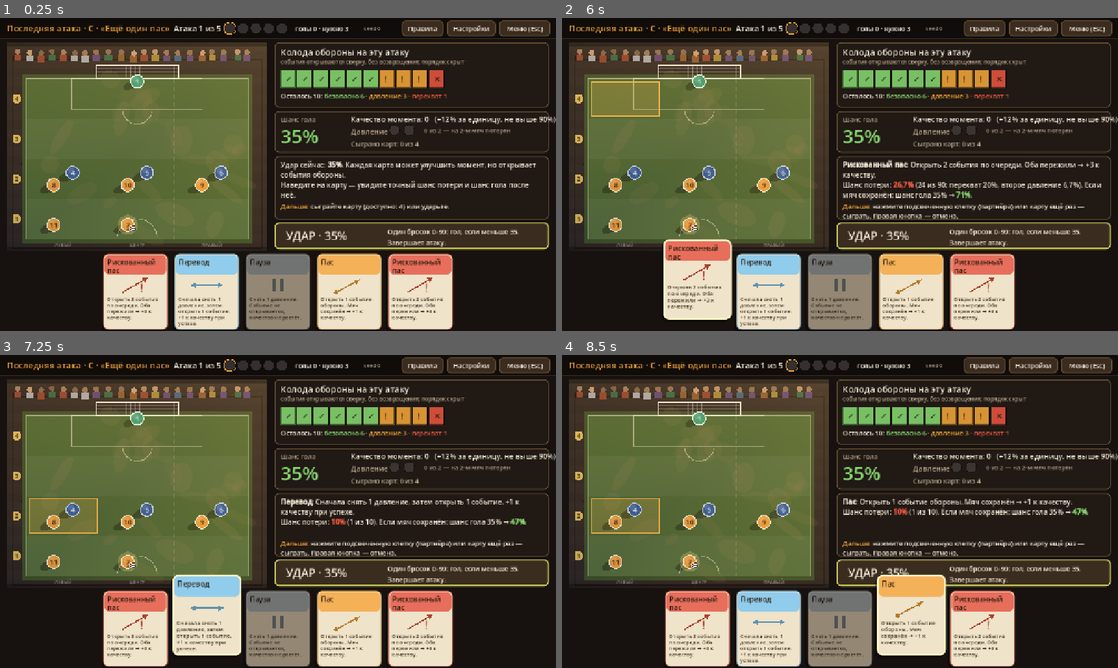
Above: before the commit, frames 1-4 (two rows, left to right).
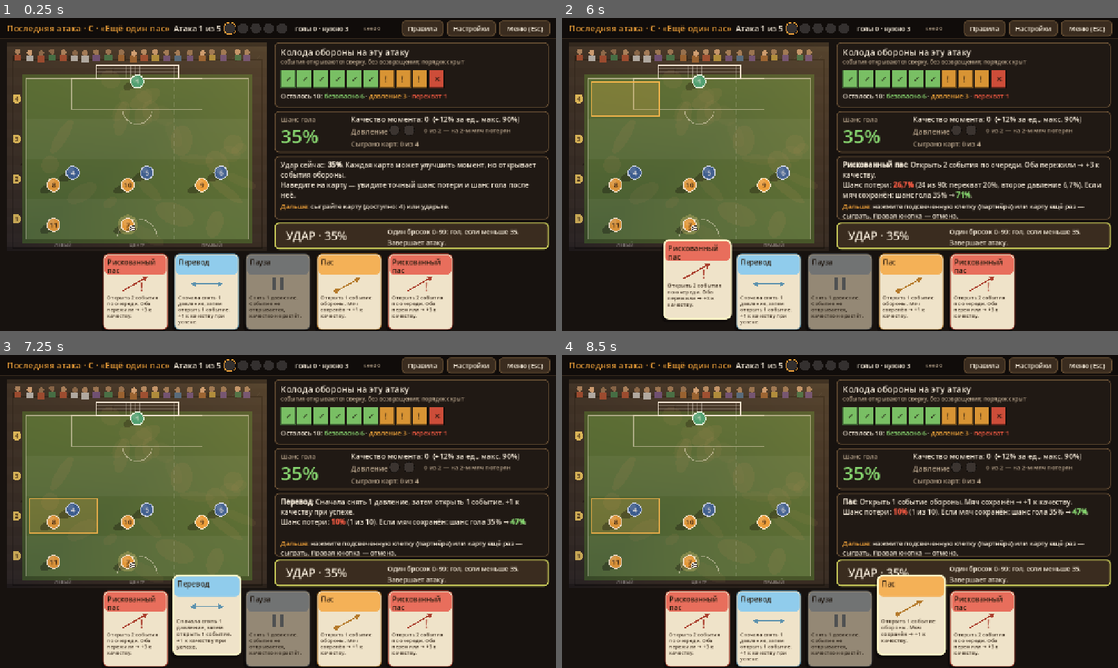
Above: after the commit, the same moments.

Repository: artemsokolov1/deckbuilder
Game: Godot game, scene res://scenes/game_c.tscn
The game is run twice, just before and just after one commit, with the same random seed, the same clock (stepped at 60 frames per second) and the same inputs. This scene is started directly instead of the project's main scene.
Inputs (mouse positions are in pixels of both pictures, inside the frame that each line leads up to):
- Up to frame 1 (0.25 s): no input
- Up to frame 2 (6 s): click "Правила" at 0.5 s; click "Настройки" at 1.25 s; click "Меню (Esc)" at 2 s; click "УДАР · 35%" at 2.75 s; click "Далее ▶" at 3.5 s; click "Назад" at 4.25 s; tap Enter (ui_accept) at 5, 5.27, 5.75 s; move the mouse to (701, 146) at 5.02 s; hold Right 5.03-5.78 s; tap Space at 5.1 s; click (701, 146) at 5.17 s; move the mouse to (695, 293) at 5.77 s; tap Keypad Enter at 5.85 s; click (695, 293) at 5.92 s
- Up to frame 3 (7.25 s): tap Enter (ui_accept) at 6.02 s; move the mouse to (205, 630) at 6.52 s; hold Right from 6.53 s (still down); tap Space at 6.6 s; click (205, 630) at 6.67 s
- Up to frame 4 (8.5 s): tap Enter (ui_accept) at 7.25, 7.52, 8, 8.27 s; move the mouse to (840, 630) at 7.27 s; tap Keypad Enter at 7.35 s; click (840, 630) at 7.42 s; move the mouse to (912, 630) at 8.02 s; release Right at 8.03 s; tap Space at 8.1 s; click (912, 630) at 8.17 s

The runs differ from the first frame. In frame 1, 1.9% of the frame differs, in the area x 19-100%, y 31-99%; in frame 2, 2.0%; in frame 3, 2.0%, in the area x 19-100%, y 31-97%; in frame 4, 2.0%.

Commit message:
Документация, Windows-пресет, правки отображения C и вёрстки
Co-Authored-By: Claude Opus 5.5 <noreply@anthropic.com>
Claude-Session: https://claude.ai/code/session_01X6gXooJ23P5o3GbPKF4e53

Diff:
--- a/data/game_data.json
+++ b/data/game_data.json
@@ -64,11 +64,11 @@
       "switch": {"name": "Перевод", "cost": 1, "advance": 0, "lane": "other", "path": "target", "quality": 0, "quality_beat": 0, "protect": 0,
         "text": "Мяч в другой коридор на той же линии. Обходит перекрытый участок."},
       "dribble": {"name": "Обводка", "cost": 2, "advance": 1, "lane": "same", "path": "target", "quality": 0, "quality_beat": 1, "protect": 1,
-        "text": "Вперёд на 1 линию прямо. Проходит одну опасную зону (+1 к качеству за обыгранного)."},
+        "text": "Вперёд на 1 линию прямо. Проходит одну опасную зону: +1 к качеству за обыгранного."},
       "through": {"name": "Разрезающий пас", "cost": 2, "advance": 2, "lane": "adjacent", "path": "run", "quality": 2, "quality_beat": 0, "protect": 0,
         "text": "Вперёд на 2 линии. Проверяет обе клетки пути. +2 к качеству."},
       "one_two": {"name": "Стеночка", "cost": 1, "advance": 1, "lane": "adjacent", "path": "target", "quality": 1, "quality_beat": 0, "protect": 99, "requires_prev": "short_pass",
-        "text": "Только сразу после короткого паса. Вперёд на 1 линию, перехват невозможен. +1 к качеству."},
+        "text": "Сразу после короткого паса: вперёд на 1 линию без перехвата. +1 к качеству."},
       "feint": {"name": "Финт", "cost": 1, "advance": 0, "lane": "none", "path": "none", "quality": 1, "quality_beat": 0, "protect": 0,
         "text": "Мяч на месте. Оборона делает свой шаг, пока вы ждёте. +1 к качеству."}
     },
@@ -78,11 +78,11 @@
       "switch": {"name": "Перевод", "advance": 0, "lane": "other", "path": "target", "quality": 0, "quality_beat": 0, "protect": 0,
         "text": "Мяч в другой коридор на той же линии."},
       "dribble": {"name": "Обводка", "advance": 1, "lane": "same", "path": "target", "quality": 0, "quality_beat": 1, "protect": 1,
-        "text": "Вперёд на 1 линию строго прямо. Проходит одну опасную зону (+1 к качеству за обыгранного)."},
+        "text": "Вперёд на 1 линию прямо. Проходит одну опасную зону: +1 к качеству за обыгранного."},
       "through": {"name": "Разрезающий пас", "advance": 2, "lane": "adjacent", "path": "run", "quality": 1, "quality_beat": 0, "protect": 0, "from_max_line": 1,
-        "text": "Вперёд на 2 линии, проверяет обе клетки пути. +1 к качеству. Только со 2-й линии и ниже."},
+        "text": "Вперёд на 2 линии, проверяет обе клетки пути. +1 к качеству. Только с линий 1–2."},
       "one_two": {"name": "Стеночка", "advance": 1, "lane": "adjacent", "path": "target", "quality": 0, "quality_beat": 0, "protect": 99, "requires_prev": "short_pass", "slot": 1,
-        "text": "Только в слот «Развитие» после короткого паса. Вперёд на 1 линию без риска. +1 к качеству."},
+        "text": "Только в слот 2 после короткого паса. Вперёд на 1 линию без перехвата."},
       "feint": {"name": "Финт", "advance": 0, "lane": "none", "path": "none", "quality": 1, "quality_beat": 0, "protect": 0,
         "text": "Мяч на месте, оборона делает шаг. +1 к качеству."}
     },
@@ -92,7 +92,7 @@
       "sprint": {"name": "Рывок", "draw_count": 2, "quality": 2, "relief": 0, "ignore_pressure": false,
         "text": "Открыть 2 события по очереди. Оба пережили → +2 к качеству."},
       "shield": {"name": "Прикрыть мяч", "draw_count": 1, "quality": 1, "relief": 0, "ignore_pressure": true,
-        "text": "Открыть 1 событие, давление из него не считается. +1 к качеству. От перехвата не спасает."},
+        "text": "Открыть 1 событие, его давление не считается. +1 к качеству. Перехват опасен."},
       "switch_c": {"name": "Перевод", "draw_count": 1, "quality": 1, "relief": 1, "ignore_pressure": false,
         "text": "Сначала снять 1 давление, затем открыть 1 событие. +1 к качеству при успехе."},
       "pause": {"name": "Пауза", "draw_count": 0, "quality": 0, "relief": 1, "ignore_pressure": false, "needs_pressure": true,
--- a/scripts/view/card_view.gd
+++ b/scripts/view/card_view.gd
@@ -94,8 +94,8 @@
 	add_child(_title_lb)
 	_fit_title()
 	_desc_lb = Label.new()
-	_desc_lb.position = Vector2(9, 96)
-	_desc_lb.size = Vector2(SIZE.x - 18, 76)
+	_desc_lb.position = Vector2(9, 92)
+	_desc_lb.size = Vector2(SIZE.x - 18, 80)
 	_desc_lb.autowrap_mode = TextServer.AUTOWRAP_WORD_SMART
 	_desc_lb.add_theme_font_size_override("font_size", 12)
 	_desc_lb.add_theme_color_override("font_color", Color("3a2b1c"))
@@ -171,9 +171,10 @@
 		var f := ThemeDB.fallback_font
 		draw_string(f, c + Vector2(-5, 7), str(cost), HORIZONTAL_ALIGNMENT_LEFT, -1, 20, Color("2b1d10"))
 	# значок
-	_draw_icon(Rect2(10, 52, SIZE.x - 20, 42), accent.darkened(0.25))
+	_draw_icon(Rect2(10, 50, SIZE.x - 20, 40), accent.darkened(0.25))
 	if marked:
-		draw_string(ThemeDB.fallback_font, Vector2(10, SIZE.y - 6), "на обмен", HORIZONTAL_ALIGNMENT_LEFT, -1, 12, Game.C_INFO.darkened(0.3))
+		draw_style_box(Game.box(Game.C_INFO, Color(0, 0, 0, 0), 6, 0), Rect2(8, 52, 74, 20))
+		draw_string(ThemeDB.fallback_font, Vector2(14, 67), "на обмен", HORIZONTAL_ALIGNMENT_LEFT, -1, 12, Color("10202a"))
 	if tag != "":
 		var f2 := ThemeDB.fallback_font
 		var tw := f2.get_string_size(tag, HORIZONTAL_ALIGNMENT_LEFT, -1, 12).x
--- a/scripts/view/game_a.gd
+++ b/scripts/view/game_a.gd
@@ -34,7 +34,7 @@
 	panel(right, Rect2(0, 0, 632, 150))
 	_def_title = lbl(right, "", Vector2(14, 8), 20, Game.C_TEXT)
 	_def_hint = lbl(right, "", Vector2(14, 38), 14, Game.C_MUTED, 320)
-	lbl(right, "План обороны (меняется после каждого вашего действия):", Vector2(14, 118), 12, Game.C_MUTED, 330)
+	lbl(right, "Оборона шагает после каждого вашего действия →", Vector2(14, 122), 12, Game.C_MUTED)
 	for i in 3:
 		var m := MiniPlan.new()
 		m.position = Vector2(344 + i * 96, 14)
@@ -50,9 +50,9 @@
 	_tempo_pips.mouse_filter = Control.MOUSE_FILTER_IGNORE
 	_tempo_pips.draw.connect(_draw_tempo)
 	right.add_child(_tempo_pips)
-	_quality_lb = lbl(right, "", Vector2(214, 172), 19, Game.C_TEXT)
+	_quality_lb = lbl(right, "", Vector2(206, 172), 19, Game.C_TEXT)
 	_mull_btn = button(right, "Обмен карт", Rect2(424, 166, 196, 42), _on_mulligan, 16)
-	_mull_cancel = button(right, "Отмена", Rect2(330, 166, 88, 42), _cancel_mulligan, 15)
+	_mull_cancel = button(right, "Отмена", Rect2(398, 166, 82, 42), _cancel_mulligan, 15)
 	_mull_cancel.visible = false
 	# --- инфо
 	panel(right, Rect2(0, 224, 632, 162))
@@ -94,6 +94,8 @@
 	var can_m := RulesA.can_mulligan(state) and not busy
 	_mull_btn.visible = can_m or mull_mode
 	_mull_cancel.visible = mull_mode
+	_mull_btn.position.x = 488.0 if mull_mode else 424.0
+	_mull_btn.size.x = 132.0 if mull_mode else 196.0
 	if mull_mode:
 		_mull_btn.text = "Заменить: %d" % mull_marks.size() if mull_marks.size() > 0 else "Отметьте карты"
 		_mull_btn.disabled = mull_marks.is_empty()
@@ -333,7 +335,7 @@
 		_refresh()
 		return
 	_build_hand()
-	_update_shot_button()
+	_shot_btn.disabled = true
 	_mull_btn.visible = false
 	_info.text = "[b]%s[/b] → %s" % [d["name"], Pitch.cell_name(cell)]
 	_next_lb.text = ""
--- a/scripts/view/game_b.gd
+++ b/scripts/view/game_b.gd
@@ -34,7 +34,7 @@
 	panel(right, Rect2(0, 0, 632, 140))
 	_def_title = lbl(right, "", Vector2(14, 8), 20)
 	_def_hint = lbl(right, "", Vector2(14, 38), 14, Game.C_MUTED, 320)
-	lbl(right, "Все три положения обороны известны заранее:", Vector2(14, 112), 12, Game.C_MUTED, 330)
+	lbl(right, "Все три положения обороны известны заранее →", Vector2(14, 114), 12, Game.C_MUTED)
 	for i in 3:
 		var m := MiniPlan.new()
 		m.position = Vector2(344 + i * 96, 10)
--- a/scripts/view/game_base.gd
+++ b/scripts/view/game_base.gd
@@ -306,7 +306,7 @@
 				_overlay.close_panel()
 				_overlay = null
 				return
-			if _overlay is TutorialOverlay and not Game.want_tutorial:
+			if _overlay is TutorialOverlay and not _overlay.allow_skip:
 				_overlay.queue_free()
 				_overlay = null
 				return
--- a/scripts/view/game_c.gd
+++ b/scripts/view/game_c.gd
@@ -7,6 +7,10 @@
 var selected := -1
 var cards: Array[CardView] = []
 var ball_cell := Vector2i(1, 0)
+# Что показано игроку прямо сейчас: во время анимации отстаёт от состояния правил,
+# чтобы итог не раскрывался раньше, чем открыто событие.
+var _disp_pressure := 0
+var _disp_drawn := 0
 
 var _deck_vis: Control
 var _deck_lb: RichTextLabel
@@ -89,14 +93,13 @@
 
 
 # ------------------------------------------------------------------ отображение
-func _defense_points() -> Array:
+func _defense_points(p: int) -> Array:
 	# Защитники перед мячом в каждом коридоре + по одному вплотную за каждое давление.
 	var pts: Array = []
 	var ahead := mini(3, ball_cell.y + 1)
 	for x in 3:
 		if x != ball_cell.x or ahead != ball_cell.y:
 			pts.append(PitchView.def_pos(Vector2i(x, ahead)))
-	var p := int(state.get("pressure", 0))
 	var ball_p := PitchView.att_pos(ball_cell)
 	var close := [Vector2(26, -6), Vector2(-4, -30)]
 	for i in mini(p, 2):
@@ -104,11 +107,12 @@
 	return pts
 
 
-func _place_defense(d: float) -> Tween:
+func _place_defense(d: float, p: int = -1) -> Tween:
+	var pts := _defense_points(int(state.get("pressure", 0)) if p < 0 else p)
 	if d <= 0:
-		pitch._place_points(_defense_points(), 0.0)
+		pitch._place_points(pts, 0.0)
 		return null
-	return pitch.move_defender_points(_defense_points(), d)
+	return pitch.move_defender_points(pts, d)
 
 
 func _target_cell(card_id: String, q_after: int) -> Vector2i:
@@ -123,14 +127,13 @@
 
 
 func _refresh() -> void:
+	_disp_pressure = state["pressure"]
+	_disp_drawn = state["drawn"].size()
 	var q: int = state["quality"]
 	_chance_lb.text = "%d%%" % RulesC.goal_chance(q)
-	_quality_lb.text = "Качество момента: %d   (+%d%% за единицу, не выше %d%%)" % [q, RulesC.cfg()["chance_per_quality"], RulesC.cfg()["max_chance"]]
+	_quality_lb.text = "Качество момента: %d  (+%d%% за ед., макс. %d%%)" % [q, RulesC.cfg()["chance_per_quality"], RulesC.cfg()["max_chance"]]
 	_played_lb.text = "Сыграно карт: %d из %d" % [state["played"], RulesC.cfg()["max_cards_played"]]
-	var cnt := RulesC.counts(state)
-	var n: int = cnt["safe"] + cnt["pressure"] + cnt["intercept"]
-	_deck_lb.text = "Осталось %d: [color=#86d46f]безопасно %d[/color] · [color=#f0a43a]давление %d[/color] · [color=#e4553f]перехват %d[/color]" % [
-		n, cnt["safe"], cnt["pressure"], cnt["intercept"]]
+	_deck_lb.text = _deck_text()
 	_deck_vis.queue_redraw()
 	_pressure_vis.queue_redraw()
 	_build_hand()
@@ -139,20 +142,27 @@
 	_tutorial_hint()
 
 
+func _deck_text() -> String:
+	var cnt := _shown_counts()
+	var n: int = cnt["safe"] + cnt["pressure"] + cnt["intercept"]
+	return "Осталось %d: [color=#86d46f]безопасно %d[/color] · [color=#f0a43a]давление %d[/color] · [color=#e4553f]перехват %d[/color]" % [
+		n, cnt["safe"], cnt["pressure"], cnt["intercept"]]
+
+
 func _draw_deck() -> void:
 	if state.is_empty():
 		return
 	# Открытые события (затемнены) слева, затем остаток колоды рубашкой вверх, сгруппированный по типу.
 	var x := 0.0
 	var f := ThemeDB.fallback_font
-	for e in state.get("drawn", []):
+	for e in state["drawn"].slice(0, _disp_drawn):
 		_deck_vis.draw_rect(Rect2(x, 4, 34, 40), Color(EV_COL[e], 0.25))
 		_deck_vis.draw_rect(Rect2(x, 4, 34, 40), Color(EV_COL[e], 0.6), false, 1.5)
 		_deck_vis.draw_line(Vector2(x + 6, 10), Vector2(x + 28, 38), Color(1, 1, 1, 0.3), 2)
 		x += 38
-	if not state.get("drawn", []).is_empty():
+	if _disp_drawn > 0:
 		x += 10
-	var cnt := RulesC.counts(state)
+	var cnt := _shown_counts()
 	for t in ["safe", "pressure", "intercept"]:
 		for i in cnt[t]:
 			_deck_vis.draw_rect(Rect2(x, 4, 34, 40), EV_COL[t].darkened(0.1))
@@ -162,9 +172,17 @@
 			x += 38
 
 
+## Остаток колоды так, как его видит игрок: ещё не показанные открытые события считаются в остатке.
+func _shown_counts() -> Dictionary:
+	var cnt := RulesC.counts(state)
+	for e in state["drawn"].slice(_disp_drawn):
+		cnt[e] += 1
+	return cnt
+
+
 func _draw_pressure() -> void:
 	var limit: int = RulesC.cfg()["pressure_limit"]
-	var p: int = state.get("pressure", 0)
+	var p: int = _disp_pressure
 	for i in limit:
 		var c := Vector2(14 + i * 34, 14)
 		_pressure_vis.draw_circle(c, 12, EV_COL["pressure"] if i < p else Color(1, 1, 1, 0.12))
@@ -309,20 +327,22 @@
 	_shot_btn.disabled = true
 	_info.text = "[b]%s[/b]: открываем события обороны…" % d["name"]
 	_next_lb.text = ""
+	var running_p: int = _pressure_before(r)
 	if r["relieved"] > 0:
 		pitch.float_text("−%d давление" % r["relieved"], PitchView.att_pos(ball_cell) + Vector2(0, -34), Game.C_INFO)
-		_pressure_vis.queue_redraw()
-		await _place_defense(dur(0.3)).finished
-	# События открываются по одному; давление сразу видно на поле.
-	var running_p: int = maxi(0, _pressure_before(r))
+		_show_pressure(running_p)
+		await _place_defense(dur(0.3), running_p).finished
+	# События открываются по одному; колода, счётчик давления и защитники обновляются по ходу.
 	for k in r["draws"].size():
 		var ev: Dictionary = r["draws"][k]
 		await _reveal_event(ev, k + 1, r["draws"].size(), int(d["draw_count"]))
+		_disp_drawn += 1
+		_deck_vis.queue_redraw()
+		_deck_lb.text = _deck_text()
 		if ev["type"] == "pressure" and not ev["ignored"]:
 			running_p += 1
 			_show_pressure(running_p)
-			await _place_defense_with(running_p, dur(0.3)).finished
-	_deck_vis.queue_redraw()
+			await _place_defense(dur(0.3), running_p).finished
 	if r["lost"]:
 		if r["outcome"] == "intercept":
 			Sfx.play("intercept")
@@ -371,18 +391,8 @@
 
 
 func _show_pressure(p: int) -> void:
-	var saved: int = state["pressure"]
-	state["pressure"] = p
+	_disp_pressure = p
 	_pressure_vis.queue_redraw()
-	state["pressure"] = saved
-
-
-func _place_defense_with(p: int, d: float) -> Tween:
-	var saved: int = state["pressure"]
-	state["pressure"] = p
-	var tw := _place_defense(d)
-	state["pressure"] = saved
-	return tw
 
 
 func _reveal_event(ev: Dictionary, k: int, total: int, planned: int) -> Signal:
--- a/tests/visual_scenarios.gd
+++ b/tests/visual_scenarios.gd
@@ -146,6 +146,41 @@
 					s._on_card_pressed(s.cards[3])],
 				["wait", 150], ["shot", "c_after2"],
 			]
+		"misc":
+			steps = [
+				["call", func():
+					for m in g.tutorial_seen: g.tutorial_seen[m] = true
+					g.start_mode("a", 999)],
+				["wait", 20],
+				["call", func():
+					var s = scene()
+					s._on_mulligan()
+					s._on_card_pressed(s.cards[1])
+					s._on_card_pressed(s.cards[3])],
+				["wait", 10], ["shot", "a_mulligan"],
+				["call", func():
+					var s = scene()
+					s._cancel_mulligan()
+					# найдём ход в опасную зону и сыграем его
+					for i in s.state["hand"].size():
+						for tg in RulesA.card_targets(s.state, i):
+							if RulesA.preview_card(s.state, i, tg)["intercepted"] and s.state["actions"] == 0:
+								s._on_card_pressed(s.cards[i])
+								s.pitch.hover_cell = tg
+								s._on_cell_hovered(tg)
+								return],
+				["wait", 10], ["shot", "a_risk_preview"],
+				["call", func():
+					var s = scene()
+					if s.selected >= 0:
+						s._on_cell_clicked(s.pitch.hover_cell)],
+				["wait", 150], ["shot", "a_intercept_result"],
+				["call", func(): scene()._on_settings()],
+				["wait", 10], ["shot", "settings"],
+				["call", func():
+					g.start_mode("c", 5, true)],
+				["wait", 20], ["shot", "c_tut_page"],
+			]
 		"results":
 			steps = [
 				["call", func():
Not shown, added: export_presets.cfg
Not shown, added: icon.svg.import
Not shown, added: tests/check_scripts.gd.uid
Not shown, added: tests/smoke.gd.uid
Not shown, added: tests/smoke_runner.gd.uid
Not shown, changed: .gitignore
Not shown, added: README.md
Not shown, added: docs/BALANCE.md
Not shown, added: docs/RULES.md
Not shown, added: tests/run_all.sh
